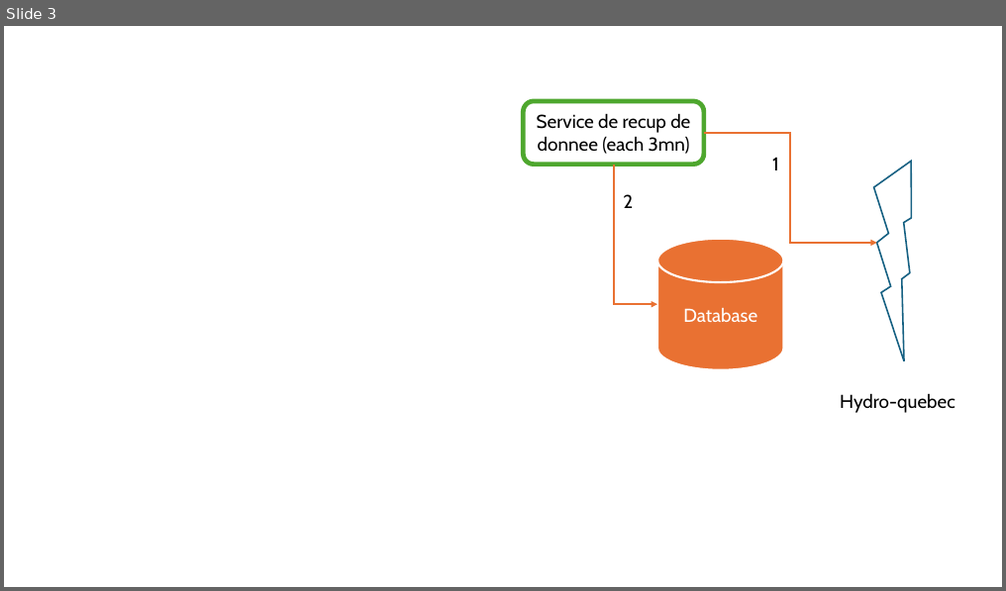
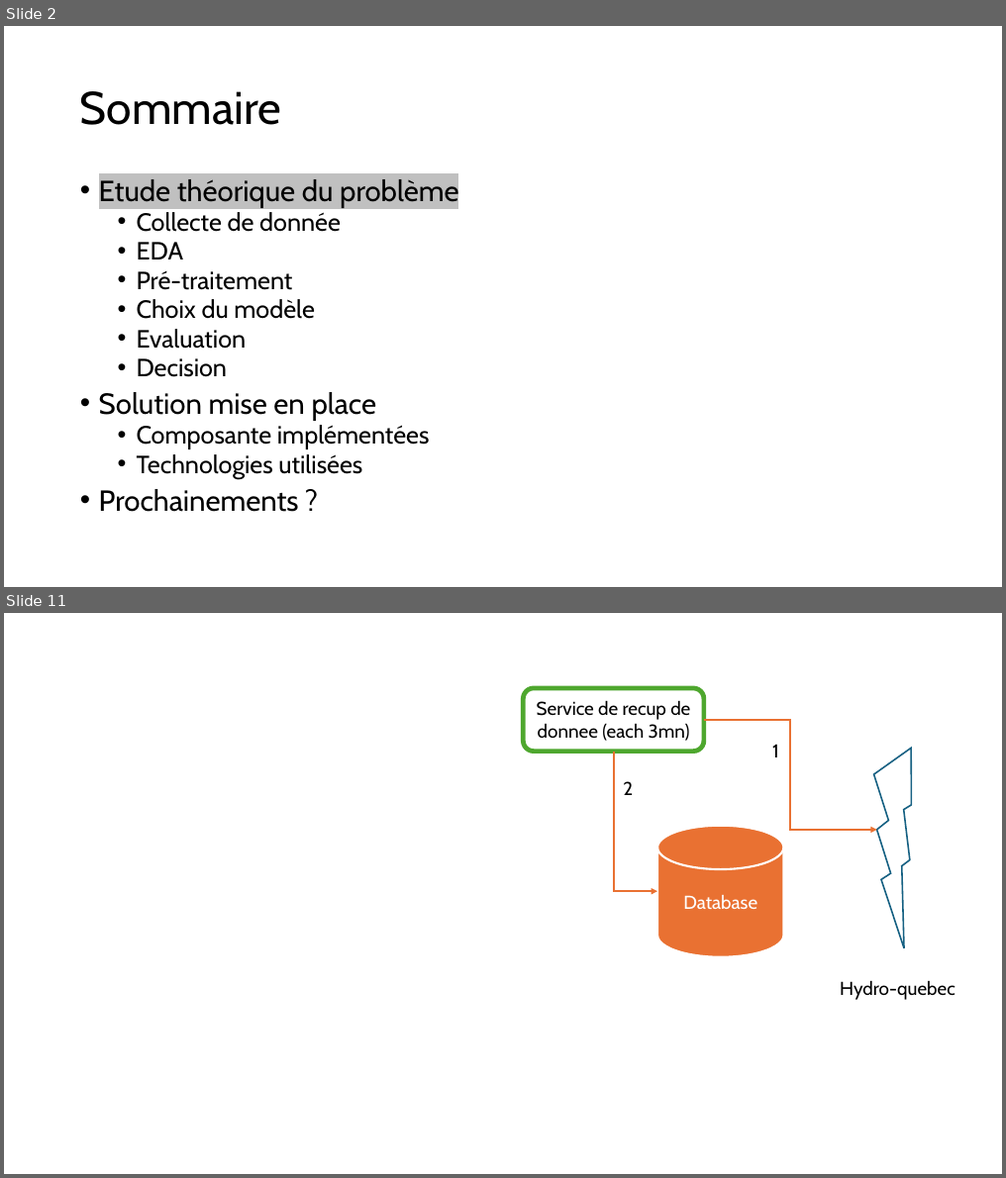
Before and after one commit to seelfidha/hydro-quebec-prediction, a slide deck: prez/architecture.pptx. Shown one above the other, each under a label of ours: slide 3 before the commit, slides 2 and 11 after it; the slides between them are not shown. The pictures are 1006x591 and 1006x1178 pixels, drawn with LibreOffice and Linux fonts; fonts in the diff are those of the drawing. Boxes give left, top, right and bottom in pixels: in the first picture for what was removed or moved away, otherwise in the second. Text is boxed around its words. In the diff, an @@ line names an element or a change of style, - is before the commit and + after.

```diff
--- a/prez/architecture.pptx
+++ b/prez/architecture.pptx
@@ slide 2 added at <box>4,26,1002,587</box>, background #FFFFFF @@
@@ title added at <box>80,91,281,125</box>, 44 pt, text #000000 @@
+Sommaire
@@ text added at <box>99,176,459,512</box>, 24 pt, text #000000 @@
+• Etude théorique du problème
+  • Collecte de donnée
+  • EDA
+  • Pré-traitement
+  • Choix du modèle
+  • Evaluation
+  • Decision
+• Solution mise en place
+  • Composante implémentées
+  • Technologies utilisées
+• Prochainements ?
@@ what was slide 3 is now slide 11 @@
```
Also in this commit, not shown: 2 slides changed, 14 other slides added, 5 other files.
